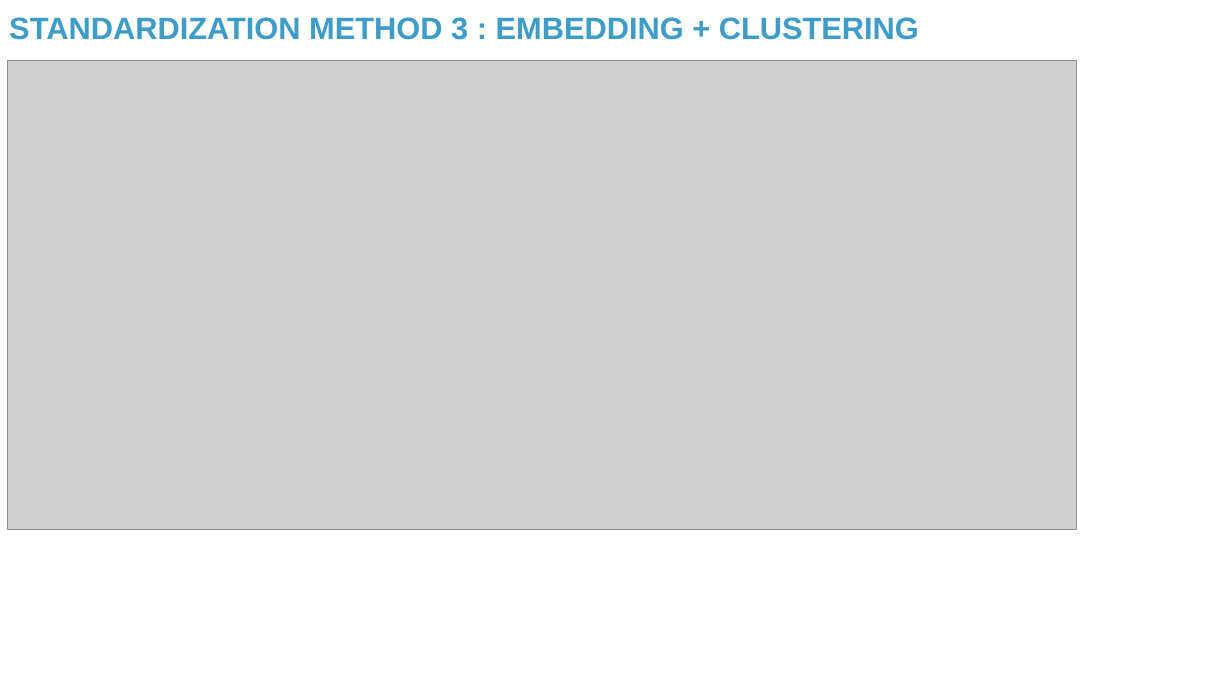
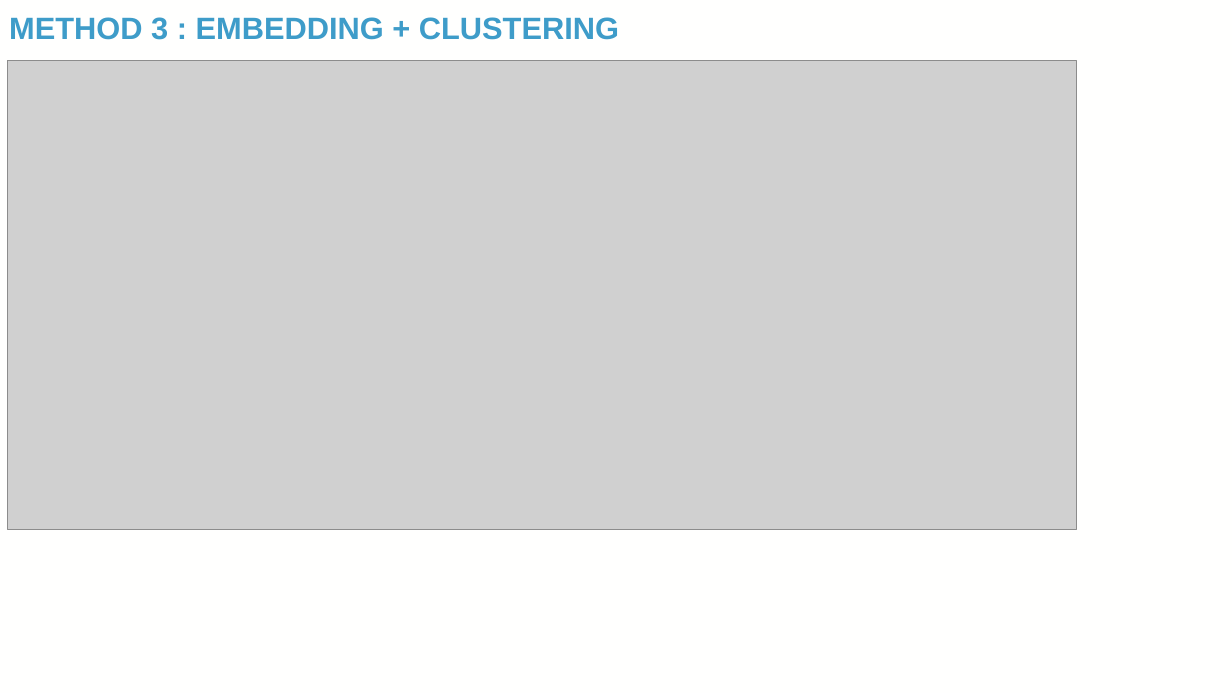
Before and after one commit to TaylorResearchLab/CANTOS, a slide deck: slide 23 of presentations/BIG_2024.pptx (slide 22 before the commit). Drawn at 1232x693 pixels with LibreOffice and Linux fonts; fonts in the diff are those of the drawing; grey boxes stand for pictures; background and template pictures are left out. Boxes give left, top, right and bottom in pixels: in the first picture for what was removed or moved away, otherwise in the second. Text is boxed around its words. In the diff, an @@ line names an element or a change of style, - is before the commit and + after.

Commit message:
adding standardization step to ppt

```diff
--- a/presentations/BIG_2024.pptx
+++ b/presentations/BIG_2024.pptx
@@ title at box(9, 17, 619, 40): text changed @@
-STANDARDIZATION METHOD 3 : EMBEDDING + CLUSTERING
+METHOD 3 : EMBEDDING + CLUSTERING
```
Also in this commit, not shown: 11 other slides changed, 7 slides added, 1 other file.
